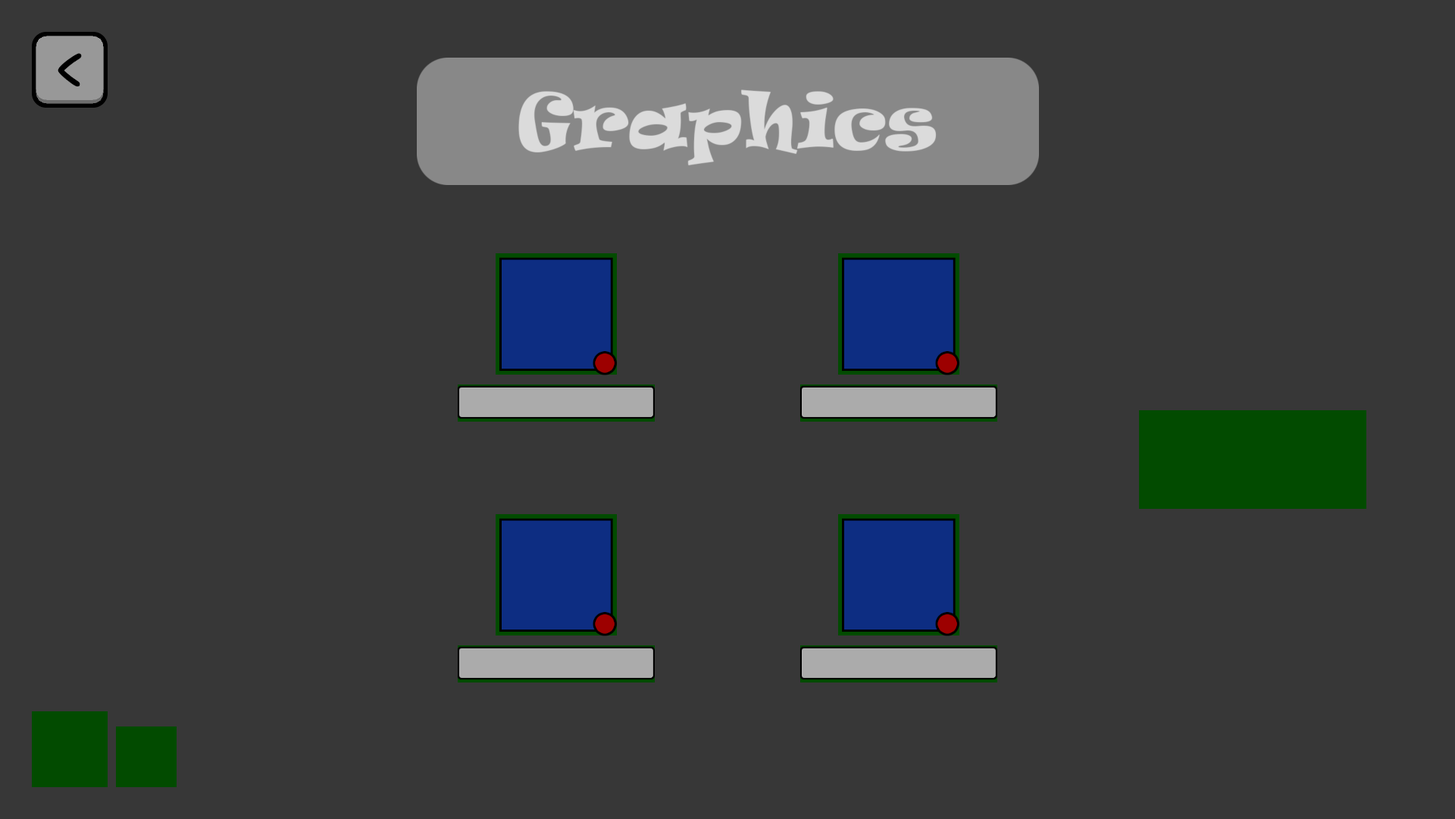
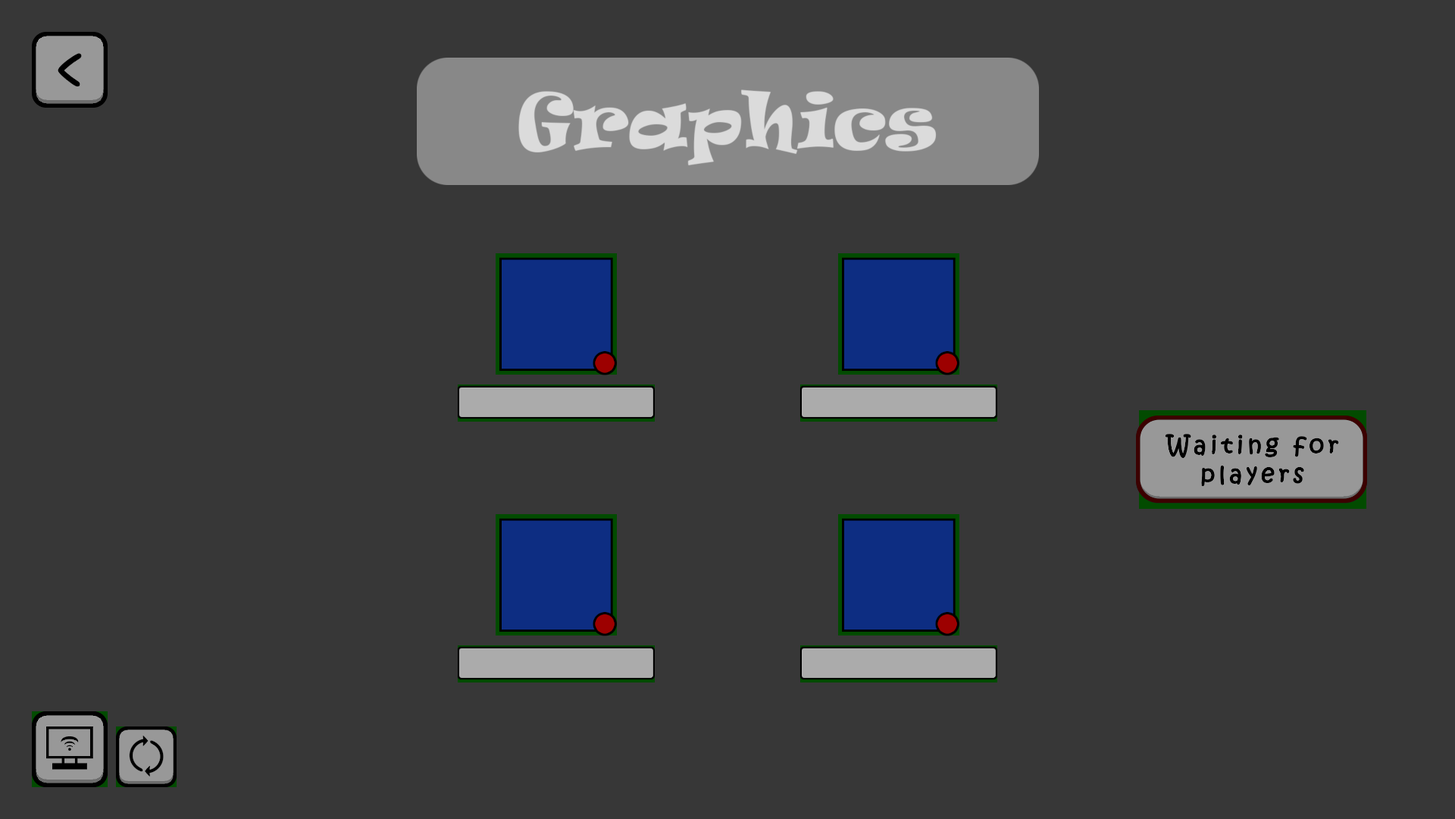
Layer changes from the first w=1455, h=819 image to the second:
added group "play" with 2 layers above "down" over box(1136, 415, 1368, 504)
added layer "Calque Copié #6" in group "play" over box(1136, 415, 1368, 503)
added layer "Calque Copié #5" in group "play" over box(1136, 415, 1368, 504)
added group "down" with 2 layers above "Groupe de calques" over box(31, 710, 177, 787)
added layer "Calque Copié #3" in group "down" over box(31, 710, 108, 787)
added layer "Calque Copié #4" in group "down" over box(115, 726, 177, 787)
